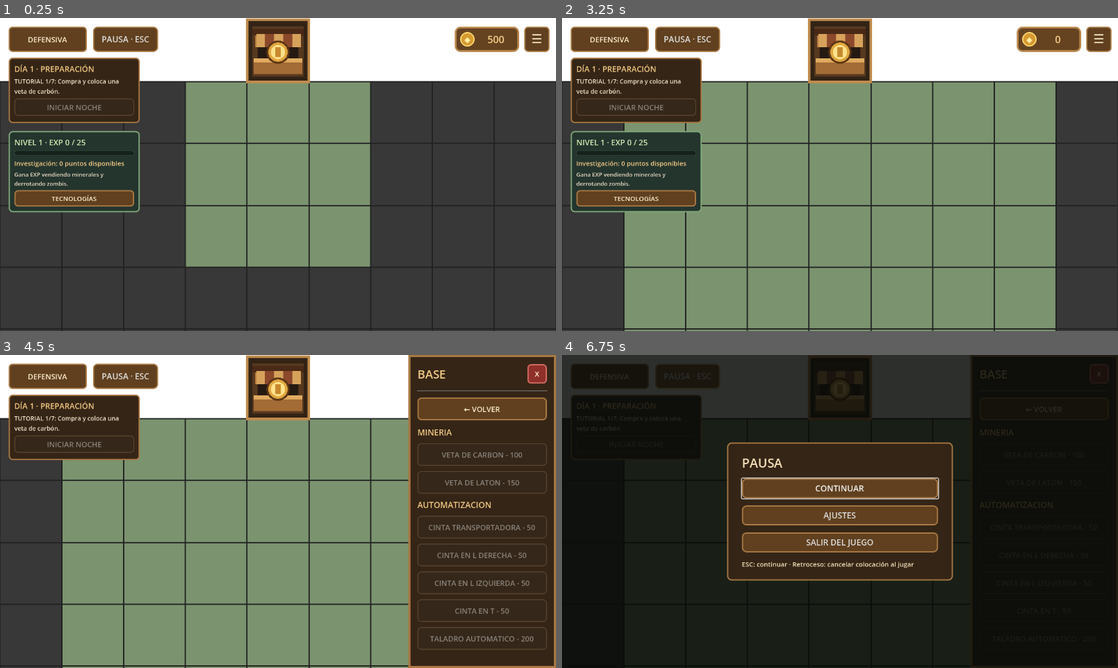
Above: before the commit, frames 1-4 (two rows, left to right).
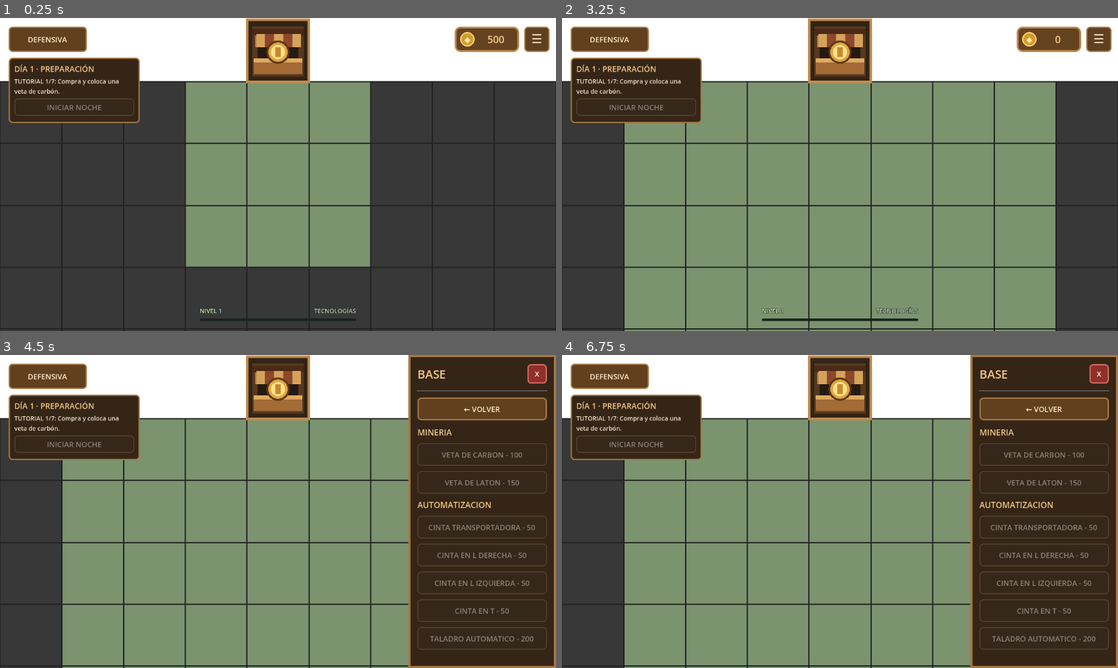
Above: after the commit, the same moments.

Repository: Therix13/MinerZombier
Game: Godot game, scene res://main.tscn
Same seed, same stepped clock (60 frames per second), same inputs: the game is played once before the commit and once after it.
Inputs (mouse positions are in pixels of both pictures, inside the frame that each line leads up to):
- Up to frame 1 (0.25 s): no input
- Up to frame 2 (3.25 s): click "TECNOLOGÍAS" at 0.5 s; click "← VOLVER" at 1.25 s; click "EXPANSION >" at 2 s; click "AMPLIAR A 7x5 - 500" at 2.75 s
- Up to frame 3 (4.5 s): click "☰" at 3.5 s; click "BASE >" at 4.25 s
- Up to frame 4 (6.75 s): click "DEFENSIVA" at 5 s; click "MINA" at 5.75 s; click (689, 376) at 6.5 s, where only the run before the commit has a clickable "PAUSA · ESC"

The runs differ from the first frame. In frame 1, 3.5% of the frame differs, in the area x 1-64%, y 2-97%; in frame 2, 5.7%; in frame 3, 1.0%; in frame 4, 99%, in the area x 0-100%, y 0-100%.

Commit message:
Replace progression panel with subtle XP bar and remove pause button

Diff:
--- a/Scripts/display_settings.gd
+++ b/Scripts/display_settings.gd
@@ -16,7 +16,6 @@
 var previous_focus: WeakRef
 var menu_root: Control
 var overlay: Control
-var pause_button: Button
 var pause_page: VBoxContainer
 var settings_page: VBoxContainer
 var continue_button: Button
@@ -136,12 +135,6 @@
 	menu_root = Control.new()
 	menu_root.mouse_filter = Control.MOUSE_FILTER_IGNORE
 	add_child(menu_root)
-	pause_button = make_button("PAUSA · ESC")
-	pause_button.tooltip_text = "Continuar, ajustes y salir del juego"
-	pause_button.position = Vector2(214, 20)
-	pause_button.size = Vector2(150, 58)
-	pause_button.pressed.connect(open_menu)
-	menu_root.add_child(pause_button)
 	overlay = Control.new()
 	overlay.set_anchors_and_offsets_preset(Control.PRESET_FULL_RECT)
 	overlay.mouse_filter = Control.MOUSE_FILTER_STOP
--- a/Scripts/shop_manager.gd
+++ b/Scripts/shop_manager.gd
@@ -47,8 +47,6 @@
 var progression_panel: PanelContainer
 var level_label: Label
 var experience_bar: ProgressBar
-var research_label: Label
-var progression_hint: Label
 var research_button: Button
 var research_summary: Label
 var research_buttons: Dictionary = {}
@@ -100,51 +98,67 @@
 	progression = player_progression
 	build_progression_panel()
 	progression.changed.connect(update_progression)
-	progression.level_up.connect(show_level_up)
 	update_progression()
 
 func build_progression_panel() -> void:
 	progression_panel = PanelContainer.new()
-	progression_panel.position = Vector2(20, 260)
-	progression_panel.size = Vector2(302, 0)
-	progression_panel.add_theme_stylebox_override("panel", create_style("#24352e", "#81a979", 3, 9))
+	progression_panel.set_anchors_and_offsets_preset(Control.PRESET_CENTER_BOTTOM)
+	progression_panel.offset_left = -180.0
+	progression_panel.offset_right = 180.0
+	progression_panel.offset_top = -58.0
+	progression_panel.offset_bottom = -20.0
+	progression_panel.mouse_filter = Control.MOUSE_FILTER_IGNORE
+	progression_panel.add_theme_stylebox_override("panel", StyleBoxEmpty.new())
 	add_child(progression_panel)
-	var margin := MarginContainer.new()
-	for side in ["left", "right", "top", "bottom"]:
-		margin.add_theme_constant_override("margin_" + side, 10)
-	progression_panel.add_child(margin)
 	var column := VBoxContainer.new()
-	column.add_theme_constant_override("separation", 6)
-	margin.add_child(column)
-	level_label = create_label("", 18, Color("#d6edb4"))
-	column.add_child(level_label)
+	column.mouse_filter = Control.MOUSE_FILTER_IGNORE
+	column.add_theme_constant_override("separation", 5)
+	progression_panel.add_child(column)
+	var row := HBoxContainer.new()
+	row.mouse_filter = Control.MOUSE_FILTER_IGNORE
+	row.add_theme_constant_override("separation", 12)
+	column.add_child(row)
+	level_label = create_label("", 14, Color("#d6edb4"))
+	level_label.autowrap_mode = TextServer.AUTOWRAP_OFF
+	level_label.size_flags_horizontal = Control.SIZE_EXPAND_FILL
+	level_label.vertical_alignment = VERTICAL_ALIGNMENT_CENTER
+	level_label.mouse_filter = Control.MOUSE_FILTER_IGNORE
+	level_label.add_theme_color_override("font_outline_color", Color("#152019"))
+	level_label.add_theme_constant_override("outline_size", 3)
+	row.add_child(level_label)
+	research_button = Button.new()
+	research_button.flat = true
+	research_button.custom_minimum_size.y = 24
+	research_button.add_theme_font_size_override("font_size", 14)
+	research_button.add_theme_color_override("font_color", Color("#c4cebd"))
+	research_button.add_theme_color_override("font_hover_color", Color("#ffe0a0"))
+	research_button.add_theme_color_override("font_pressed_color", Color("#f3ca85"))
+	research_button.add_theme_color_override("font_disabled_color", Color("#899082"))
+	research_button.add_theme_color_override("font_outline_color", Color("#152019"))
+	research_button.add_theme_constant_override("outline_size", 3)
+	for state in ["normal", "hover", "pressed", "disabled"]:
+		research_button.add_theme_stylebox_override(state, StyleBoxEmpty.new())
+	research_button.pressed.connect(open_research)
+	row.add_child(research_button)
 	experience_bar = ProgressBar.new()
-	experience_bar.custom_minimum_size.y = 12
+	experience_bar.custom_minimum_size.y = 6
 	experience_bar.show_percentage = false
-	experience_bar.mouse_filter = Control.MOUSE_FILTER_IGNORE
-	experience_bar.add_theme_stylebox_override("background", create_style("#15221c", "#405c45", 1, 4))
-	experience_bar.add_theme_stylebox_override("fill", create_style("#86ba69", "#b2d98a", 1, 4))
+	experience_bar.mouse_filter = Control.MOUSE_FILTER_STOP
+	experience_bar.add_theme_stylebox_override("background", create_style("#18241d", "#18241d", 0, 3))
+	experience_bar.add_theme_stylebox_override("fill", create_style("#8db574", "#8db574", 0, 3))
 	column.add_child(experience_bar)
-	research_label = create_label("", 15, Color("#f3ca85"))
-	column.add_child(research_label)
-	progression_hint = create_label("Gana EXP vendiendo minerales y derrotando zombis.", 13)
-	column.add_child(progression_hint)
-	research_button = create_button("TECNOLOGÍAS")
-	research_button.custom_minimum_size.y = 38
-	research_button.add_theme_font_size_override("font_size", 15)
-	research_button.pressed.connect(open_research)
-	column.add_child(research_button)
-
-func show_level_up(new_level: int) -> void:
-	progression_hint.text = "¡Nivel %d! +1 punto de investigación." % new_level
 
 func update_progression() -> void:
 	if progression == null:
 		return
-	level_label.text = "NIVEL %d · EXP %d / %d" % [progression.level, progression.experience, progression.experience_to_next_level()]
+	level_label.text = "NIVEL %d" % progression.level
 	experience_bar.max_value = progression.experience_to_next_level()
 	experience_bar.value = progression.experience
-	research_label.text = "Investigación: %d puntos disponibles" % progression.research_points
+	experience_bar.tooltip_text = "EXP %d / %d\nGana EXP vendiendo minerales y derrotando zombis." % [progression.experience, progression.experience_to_next_level()]
+	var points: int = progression.research_points
+	research_button.text = "TECNOLOGÍAS%s" % (" · %d PI" % points if points > 0 else "")
+	research_button.tooltip_text = "%d puntos de investigación disponibles. Cada nivel otorga 1 punto." % points
+	research_button.add_theme_color_override("font_color", Color("#f3ca85") if points > 0 else Color("#c4cebd"))
 	progression_panel.visible = not shop_open and not shop_animating
 	research_button.disabled = cycle != null and (cycle.is_night or cycle.defeated)
 	refresh_research_buttons()
